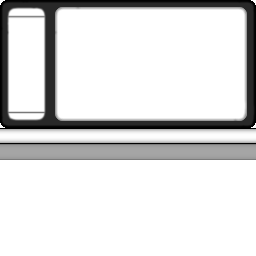
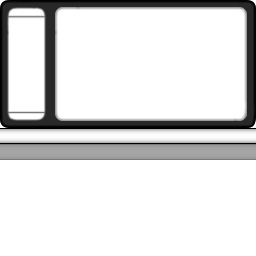
The second 256 x 256 image is a revision of the first. Changes to its layers:
painted on "Layer #2" over 0, 0, 256, 128
painted on "Layer #1", masked it over 0, 0, 256, 128
